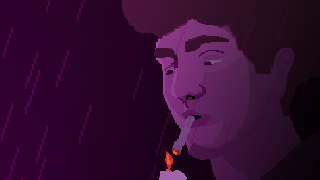
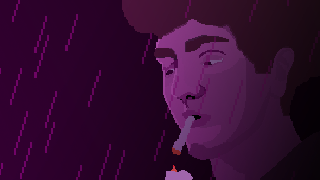
The second (320, 180) image is a revision of the first. Changes to its layers:
added group "lighteranim" with 5 layers above "Layer 7" over bbox(150, 133, 201, 180)
added layer "1" (1st of 2, in "lighteranim") in group "lighteranim" over bbox(165, 165, 193, 180)
renamed "lighter2" to "5", hid it, moved it into group "lighteranim", painted on it over bbox(159, 147, 193, 180)
"rain": opacity 51% → 100% over bbox(0, 0, 320, 180)
showed "rain copy 8" over bbox(0, 0, 320, 180)
hid "rain copy 9" over bbox(1, 0, 320, 180)
showed "1" (2nd of 2) over bbox(122, 0, 320, 180)
hid "2" (2nd of 2) over bbox(122, 0, 320, 180)
